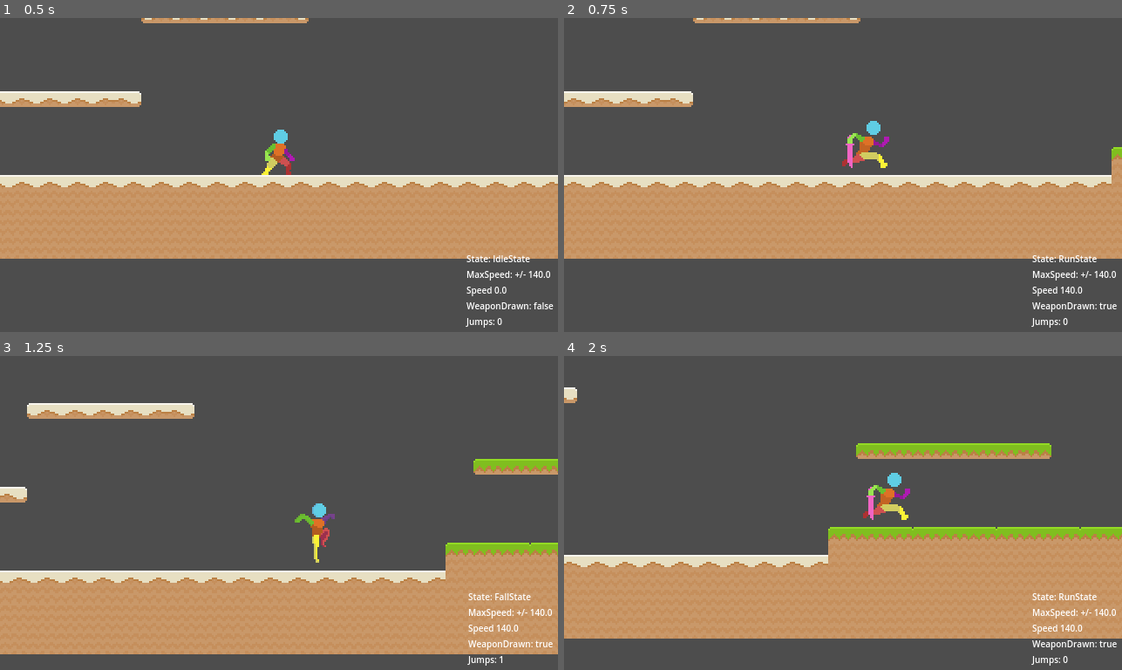
Above: before the commit, frames 1-4 (two rows, left to right).
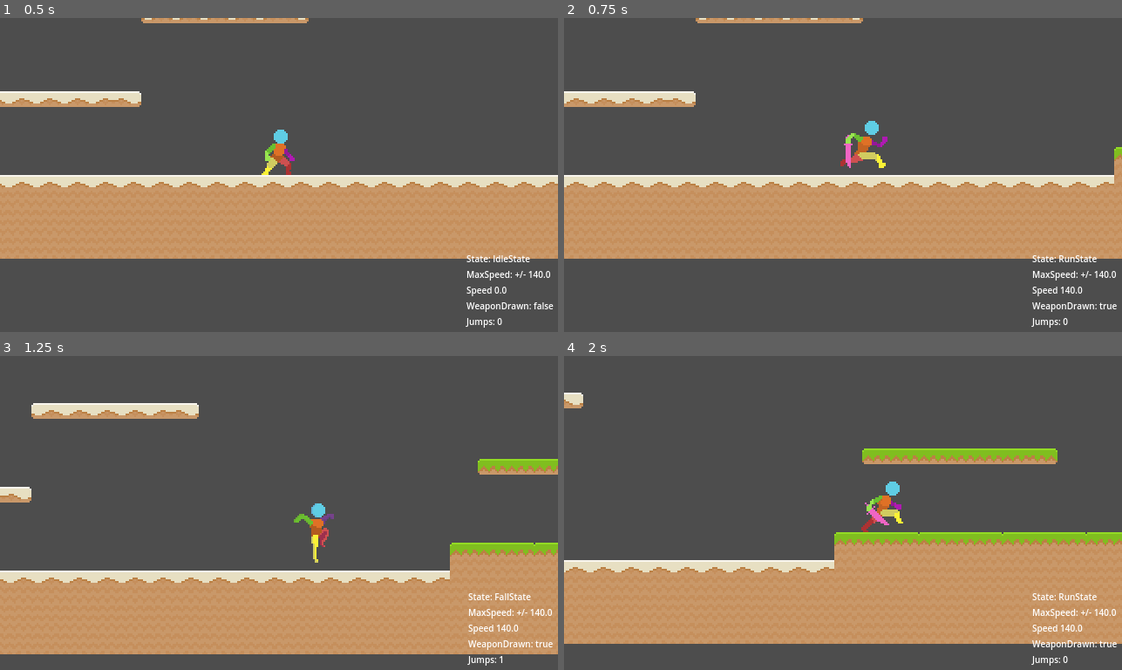
Above: after the commit, the same moments.

Repository: deanblackborough/godot-platformer
Game: Godot game, scene res://Scenes/Game.tscn
Same seed, same stepped clock (60 frames per second), same inputs: the game is played once before the commit and once after it.
Inputs:
- Up to frame 1 (0.5 s): no input
- Up to frame 2 (0.75 s): hold D (moveRight) from 0.53 s (still down); tap G (toggleWeapon) at 0.6 s
- Up to frame 3 (1.25 s): keep holding D (moveRight); tap Space (jump) at 0.77, 0.8, 1.07 s
- Up to frame 4 (2 s): keep holding D (moveRight); tap Space (jump) at 1.35, 1.52, 1.82 s; tap G (toggleWeapon) at 1.55 s

Frame 1 is identical in both runs. In frame 2, 0.9% of the frame differs, in the area x 0-100%, y 0-54%; in frame 3, 1.6%; in frame 4, 9.1%, in the area x 0-100%, y 10-92%.

Commit message:
Moving stuff to process()

Diff:
--- a/Scripts/Player/Player.gd
+++ b/Scripts/Player/Player.gd
@@ -31,10 +31,20 @@
 	debug_max_speed.text = "MaxSpeed: +/- %s" % str(player_max_speed)
 	state_machine.change_state("IdleState")
 
-func _process(delta):
+func _input(event: InputEvent):
+	state_machine.input_update(event)
+
+func _process(delta: float):
+	state_machine.process_update(delta)
 	debug_weapon_drawn.text = "WeaponDrawn: %s" % str(player_weapon_drawn)
 	debug_jumps.text = "Jumps: %d" % player_jumps
 
-func _physics_process(delta):
+func _physics_process(delta: float):
 	state_machine.physics_update(delta)
 	move_and_slide()
+
+func play_animation(animation: String, weapon_version: bool = false):
+	if weapon_version == true and player_weapon_drawn == true:
+		animation_player.play("%s-weapon" % animation)
+	else:
+		animation_player.play(animation)
--- a/Scripts/Player/StateMachine.gd
+++ b/Scripts/Player/StateMachine.gd
@@ -5,6 +5,7 @@
 class_name StateMachine
 
 var states = {}
+
 var current_state: PlayerState
 
 func _ready():
@@ -18,6 +19,14 @@
 	owner.debug_state.text = "State: %s" % new_state_name
 	current_state.enter(owner)
 
+func input_update(event: InputEvent):
+	if current_state:
+		current_state.input_update(event)
+
+func process_update(delta: float):
+	if current_state:
+		current_state.process_update(delta)
+
 func physics_update(delta: float):
 	if current_state:
 		current_state.physics_update(delta)
--- a/Scripts/Player/States/FallState.gd
+++ b/Scripts/Player/States/FallState.gd
@@ -9,18 +9,20 @@
 func enter(_player):
 	super.enter(_player)
 	fall_time = 0.0
-	player.animation_player.play("fall")
+	player.play_animation("fall")
+
+func process_update(delta):
+	fall_time += delta;
+
+	var direction = Input.get_axis("moveLeft", "moveRight")
+	player.debug_speed.text = "Speed %s " % str(player.player_max_speed * direction)
+	player.velocity.x = player.player_max_speed * direction
 
 func physics_update(delta):
-	fall_time += delta;
 
 	player.velocity.y += player.world_gravity * delta
 	if player.velocity.y > player.world_terminal_velocity:
 		player.velocity.y = player.world_terminal_velocity
-
-	var direction = Input.get_axis("moveLeft", "moveRight")
-	player.debug_speed.text = "Speed %s " % str(player.player_max_speed * direction)
-	player.velocity.x = player.player_max_speed * direction
 
 	if Input.is_action_just_pressed("jump"):
 		if player.player_jumps < player.player_max_jumps:
--- a/Scripts/Player/States/IdleState.gd
+++ b/Scripts/Player/States/IdleState.gd
@@ -7,33 +7,28 @@
 func enter(_player):
 	super.enter(_player)
 
-	if player.player_weapon_drawn == false:
-		player.animation_player.play("idle")
-	else:
-		player.animation_player.play("idle-weapon")
+	player.play_animation("idle", true)
+
+func process_update(delta):
+	if Input.is_action_just_pressed("toggleWeapon"):
+		player.player_weapon_drawn = !player.player_weapon_drawn
+		player.play_animation("idle", true)
+
+	var direction = Input.get_axis("moveLeft", "moveRight")
+	if player.is_on_floor() && direction != 0:
+		player.state_machine.change_state("RunState")
+		return
+
+	if Input.is_action_just_pressed("jump"):
+		if player.is_on_floor() && player.player_jumps < player.player_max_jumps:
+			player.player_jumps += 1
+			player.state_machine.change_state("JumpState")
+			return
 
 func physics_update(delta):
-	if Input.is_action_just_pressed("toggleWeapon"):
-		player.player_weapon_drawn = !player.player_weapon_drawn
-		if player.player_weapon_drawn == false:
-			player.animation_player.play("idle")
-		else:
-			player.animation_player.play("idle-weapon")
-
 	if not player.is_on_floor():
 		player.state_machine.change_state("FallState")
 		return
 
 	if player.is_on_floor():
 		player.player_jumps = 0
-
-	var direction = Input.get_axis("moveLeft", "moveRight")
-	if direction != 0:
-		player.state_machine.change_state("RunState")
-		return
-
-	if Input.is_action_just_pressed("jump"):
-		if player.player_jumps < player.player_max_jumps:
-			player.player_jumps += 1
-			player.state_machine.change_state("JumpState")
-			return
--- a/Scripts/Player/States/JumpState.gd
+++ b/Scripts/Player/States/JumpState.gd
@@ -7,24 +7,25 @@
 func enter(_player):
 	super.enter(_player)
 	player.velocity.y = player.player_jump_force
-	player.animation_player.play("jump")
+	player.play_animation("jump")
 
-func physics_update(delta):
-	# Apply horizontal input
+func process_update(delta):
 	var direction = Input.get_axis("moveLeft", "moveRight")
 	player.debug_speed.text = "Speed %s " % str(player.player_max_speed * direction)
 	player.velocity.x = player.player_max_speed * direction
-
-	# Apply gravity
-	player.velocity.y += player.world_gravity * delta
-
-	# When velocity starts going downward, switch to Fall
-	if player.velocity.y > 0:
-		player.state_machine.change_state("FallState")
-		return
 
 	if Input.is_action_just_pressed("jump"):
 		if player.player_jumps < player.player_max_jumps:
 			player.player_jumps += 1
 			player.state_machine.change_state("JumpState")
 			return
+
+func physics_update(delta):
+
+	# Apply gravity
+	player.velocity.y += player.world_gravity * delta
+
+	# When velocity starts going downward, switch to Fall
+	if not player.is_on_floor() and player.velocity.y > 0:
+		player.state_machine.change_state("FallState")
+		return
--- a/Scripts/Player/States/LandState.gd
+++ b/Scripts/Player/States/LandState.gd
@@ -4,14 +4,16 @@
 
 class_name LandState
 
+var timer
+
 func enter(_player):
 	super.enter(_player)
-	player.animation_player.play("land")
+	player.play_animation("land")
+	timer = get_tree().create_timer(0.4)
 
-	var timer := get_tree().create_timer(0.3)  # Adjust to match Land animation duration
+func process_update(delta):
 	await timer.timeout
 	player.state_machine.change_state("IdleState")
 
 func physics_update(delta):
 	player.velocity = Vector2.ZERO
-	player.move_and_slide()
--- a/Scripts/Player/States/PlayerState.gd
+++ b/Scripts/Player/States/PlayerState.gd
@@ -12,8 +12,11 @@
 func exit() -> void:
 	pass
 
+func process_update(_delta: float) -> void:
+	pass
+
 func physics_update(_delta: float) -> void:
 	pass
 
-func handle_input(_event: InputEvent) -> void:
+func input_update(_event: InputEvent) -> void:
 	pass
--- a/Scripts/Player/States/RunState.gd
+++ b/Scripts/Player/States/RunState.gd
@@ -4,28 +4,15 @@
 
 class_name RunState
 
-func enter(_player):
+func enter(_player: Player):
 	super.enter(_player)
 
-	if player.player_weapon_drawn == false:
-		player.animation_player.play("run")
-	else:
-		player.animation_player.play("run-weapon")
+	player.play_animation("run", true)
 
-func physics_update(delta):
+func process_update(delta):
 	if Input.is_action_just_pressed("toggleWeapon"):
 		player.player_weapon_drawn = !player.player_weapon_drawn
-		if player.player_weapon_drawn == false:
-			player.animation_player.play("run")
-		else:
-			player.animation_player.play("run-weapon")
-
-	if not player.is_on_floor():
-		player.state_machine.change_state("FallState")
-		return
-
-	if player.is_on_floor():
-		player.player_jumps = 0
+		player.play_animation("run", true)
 
 	var direction = Input.get_axis("moveLeft", "moveRight")
 	var target_speed = player.player_max_speed * direction
@@ -37,13 +24,21 @@
 		player.state_machine.change_state("IdleState")
 		return
 
+	if direction < 0.0:
+		player.sprite.flip_h = true
+	else:
+		player.sprite.flip_h = false
+
+func physics_update(delta):
+	if not player.is_on_floor():
+		player.state_machine.change_state("FallState")
+		return
+
+	if player.is_on_floor():
+		player.player_jumps = 0
+
 	if Input.is_action_just_pressed("jump"):
 		if player.player_jumps < player.player_max_jumps:
 			player.player_jumps += 1
 			player.state_machine.change_state("JumpState")
 			return
-
-	if direction < 0.0:
-		player.sprite.flip_h = true
-	else:
-		player.sprite.flip_h = false
